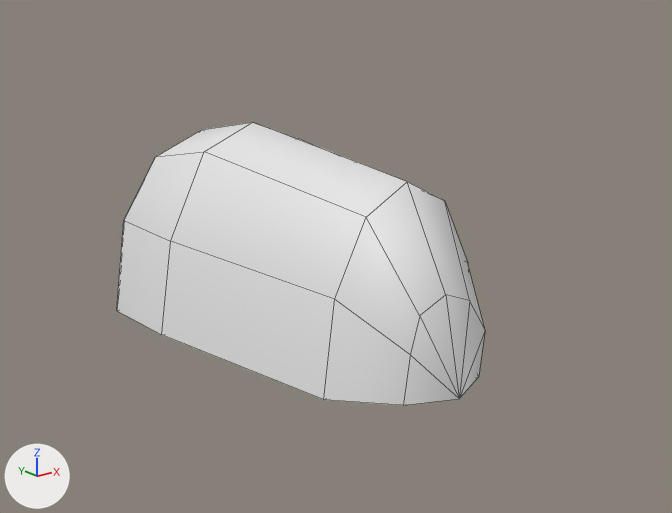
Before and after pictures for a commit that changed the FBX model src/Assets/fbx/prp/Sad_Prop_Ham_01.fbx.
Both versions are drawn from a 50 mm camera at (-0.021, -0.0291, 0.0139) aimed at (-0.001, -0.004, 0.0039). Lighting does not change. The marker at lower left points along +X, +Y and +Z. Mesh edges are drawn as thin lines. Materials are left out; every surface is plain grey. Where no turn or scale is listed for an object, it has been applied to the vertices.

Objects in the first picture: 'Ham'.
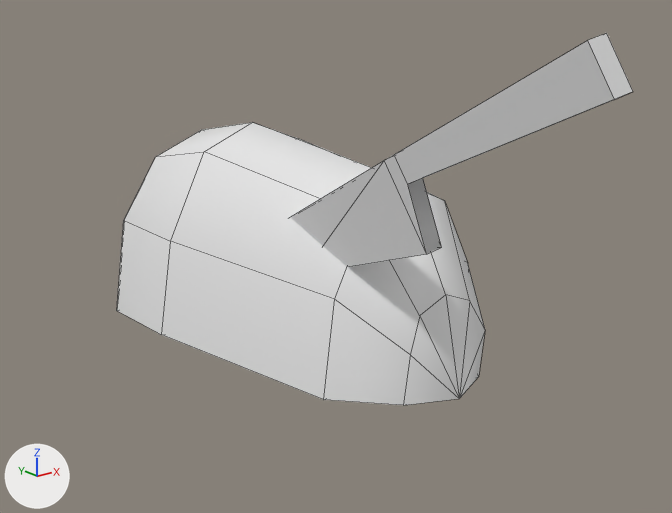
The newer file is also turned or shifted as a whole; pictures and numbers use the older file's frame.

Changed parts and their boxes [x1, y1, x2, y2] in the pictures (672 x 513 px):
'Ham', reshaped (40% wider, 31% taller): before [117, 122, 485, 405]; after [117, 33, 633, 405]
part 1 of me_mesh, added: after [290, 33, 633, 267]

What the commit changed:
me_mesh is used by ob_ham; location (0.0, 0.0, 0.0).
me_mesh had 37 vertices, 42 faces and spanned x -0.0046..0.0046, y -0.0094..0.011, z -0.0005..0.0078.
me_mesh now has 51 vertices, 56 faces and spans x -0.0054..0.0046, y -0.0181..0.011, z -0.0005..0.0126.
me_mesh part 1: a new loose piece of 14 vertices spanning x -0.0054..-0.0015, y -0.0181..0.0009, z 0.0032..0.0126.
